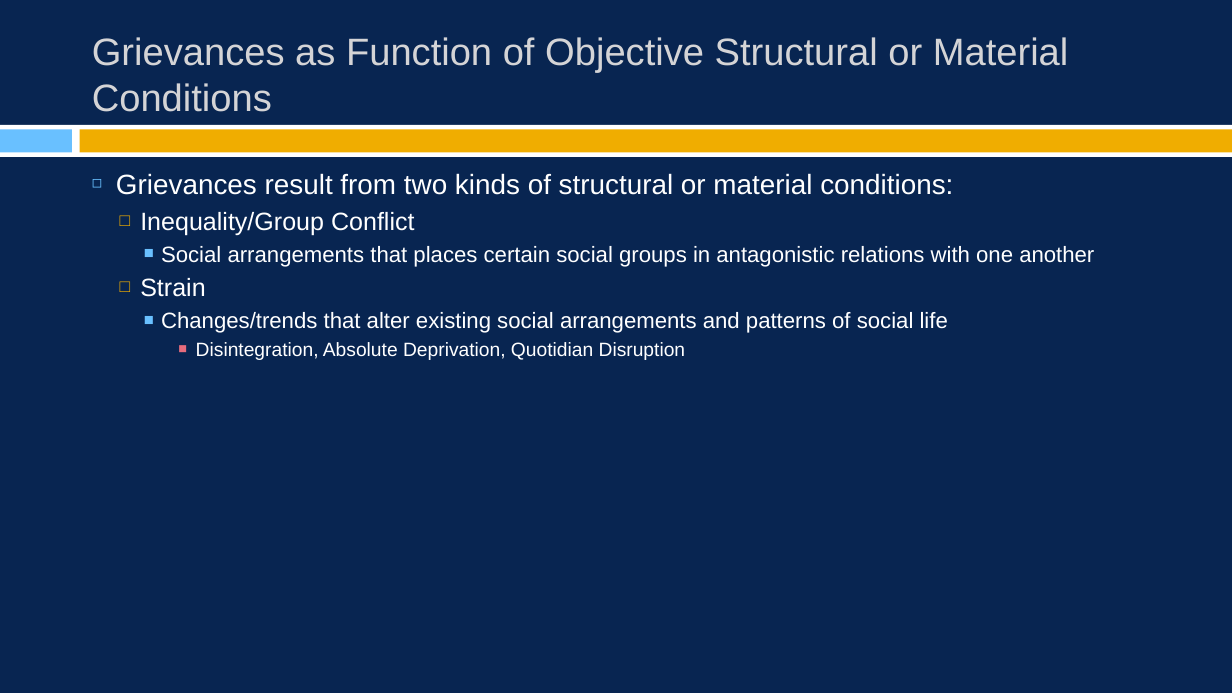
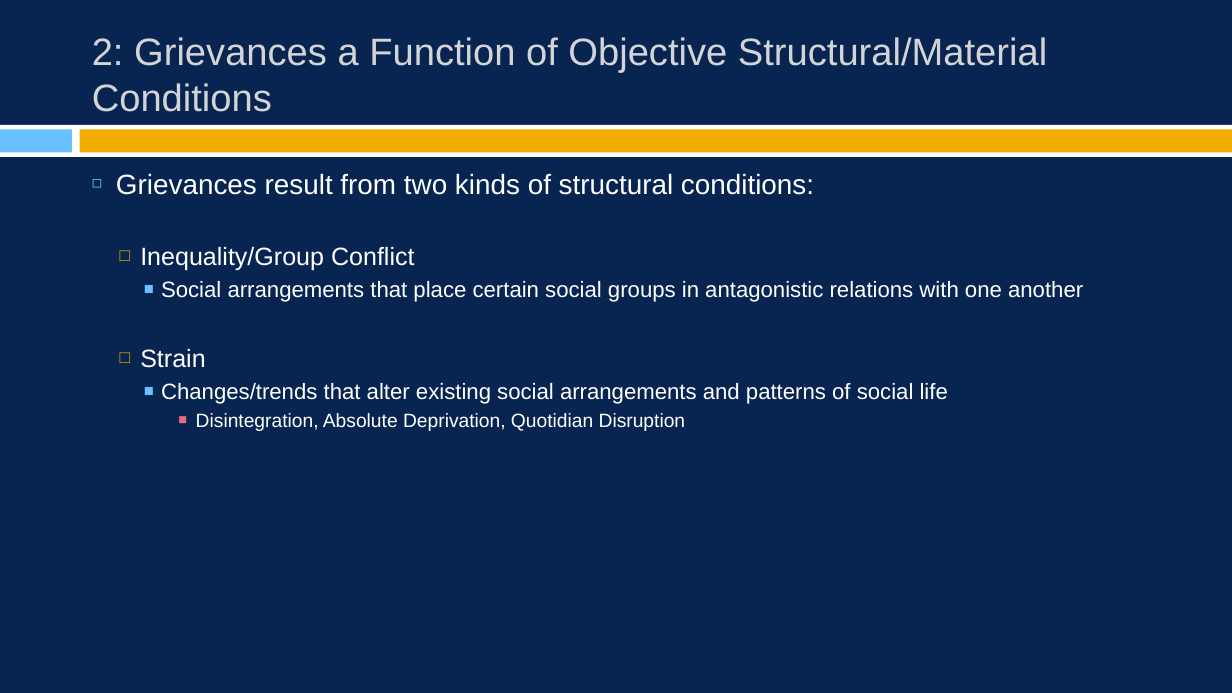
Before and after one commit to burrelvannjr/movements_csuf, a slide deck: slide 9 of ppts/notes/ch_2.pptx (slide 7 before the commit). Drawn at 1232x693 pixels with LibreOffice and Linux fonts; fonts in the diff are those of the drawing. Boxes give left, top, right and bottom in pixels: in the first picture for what was removed or moved away, otherwise in the second. Text is boxed around its words. In the diff, an @@ line names an element or a change of style, - is before the commit and + after.

```diff
--- a/ppts/notes/ch_2.pptx
+++ b/ppts/notes/ch_2.pptx
@@ title at [92,37,1047,112]: text changed @@
-Grievances as Function of Objective Structural or Material Conditions
+2: Grievances a Function of Objective Structural/Material Conditions
@@ text at [116,173,814,195]: text changed @@
-◻ Grievances result from two kinds of structural or material conditions:
+◻ Grievances result from two kinds of structural conditions:
@@ text at [161,281,1083,302]: text changed @@
-    ■ Social arrangements that places certain social groups in antagonistic relations with one another
+    ■ Social arrangements that place certain social groups in antagonistic relations with one another
```
Also in this commit, not shown: 22 other slides changed, 7 slides added, 5 other files.
